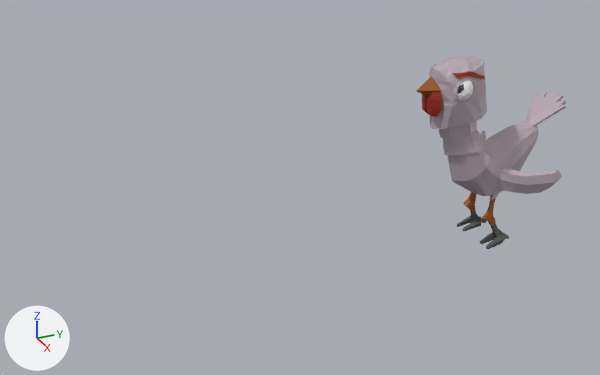
Two versions of the Blender file Karim/Chicken/Chicken.blend, one commit apart.
Rendered twice from a camera (50 mm lens) standing at (12.61, -9.85, 7.14) and looking at (-0.14, -4.11, 0.76). Every picture has the same lights, and +X, +Y and +Z are marked at lower left.

Objects in the first picture: 'chicken(enemy)'.
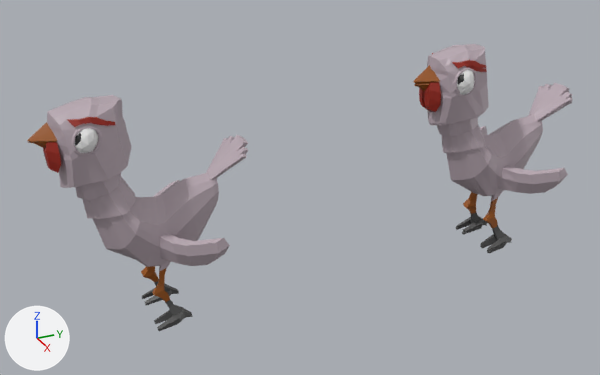
Where the newer file only moved an object's origin or applied its transform, the numbers keep the older frame.

Pixel boxes [x1, y1, x2, y2] of what changed, in the pictures (600 x 375 px):
'chicken(enemy).002', added: after [27, 95, 248, 331]
    faces in mat_material_034 (grey #b9aab3): [47, 95, 248, 272]
    faces in mat_material_030 (brown #9b540a): [27, 122, 170, 302]
    faces in mat_material_029 (dark grey #525252): [142, 282, 193, 331]
    faces in mat_material_031 (red #9e2413): [43, 117, 115, 173]
    faces in mat_material_036 (white #e7e7e7): [75, 128, 98, 153]
'chicken(enemy)', mesh rescaled (7% wider, 8% taller): before [416, 56, 566, 249]; after [413, 44, 573, 253]
'chicken(enemy).003', added: after [414, 65, 572, 251]
    faces in mat_material_043 (grey #b9aab3): [429, 74, 572, 169]
    faces in mat_material_038 (dark grey #525252): [457, 212, 512, 251]
    faces in mat_material_039 (brown #9b540a): [414, 81, 498, 225]
    faces in mat_material_040 (red #9e2413): [420, 65, 487, 112]

What the commit changed:
Material 'Material.038' (mat_material_038) is new.
Its base color is (0.084, 0.084, 0.084) (dark grey #525252).
Material 'Material.043' (mat_material_043) is new.
Its base color is (0.488, 0.401, 0.45) (grey #b9aab3).
Material 'Material.045' (mat_material_045) is new.
Its base color is (0.8, 0.8, 0.8) (white #e7e7e7).
Material 'Material.040' (mat_material_040) is new.
Its base color is (0.343, 0.0178, 0.00654) (red #9e2413).
Material 'Material.039' (mat_material_039) is new.
Its base color is (0.33, 0.0883, 0.00291) (brown #9b540a).
Material 'Material.044' (mat_material_044) is new.
Its base color is (0.00945, 0.00945, 0.00945) (black #191919).
Material 'Material.036' (mat_material_036) is new.
Its base color is (0.8, 0.8, 0.8) (white #e7e7e7).
Material 'Material.035' (mat_material_035) is new.
Its base color is (0.00945, 0.00945, 0.00945) (black #191919).
Material 'Material.034' (mat_material_034) is new.
Its base color is (0.488, 0.401, 0.45) (grey #b9aab3).
Material 'Material.029' (mat_material_029) is new.
Its base color is (0.084, 0.084, 0.084) (dark grey #525252).
Material 'Material.031' (mat_material_031) is new.
Its base color is (0.343, 0.0178, 0.00654) (red #9e2413).
Material 'Material.030' (mat_material_030) is new.
Its base color is (0.33, 0.0883, 0.00291) (brown #9b540a).
me_icosphere has 1092 vertices, 1110 faces, 2 loose edges and spans x -1.76..1.63, y -1.26..1.26, z -1.13..2.81.
me_icosphere is used by ob_chicken_enemy; location (0.0, -0.05, 0.07); rotation (0.0, 0.0, 1.571), in degrees (0, 0, 90).
me_icosphere part 1: the whole mesh is scaled about its middle by (1.06, 1.06, 1.08), then moved by (0.02, 0.0, 0.08).
Mesh me_icosphere_004 is new.
It has 1092 vertices, 1110 faces and spans x -1.87..1.7, y -1.32..1.32, z -1.11..3.04.
Faces by material slot: [68, 4, 824, 60, 88, 66].
It uses material mat_material_045 (white #e7e7e7).
It uses material mat_material_044 (black #191919).
It uses material mat_material_043 (grey #b9aab3).
It uses material mat_material_040 (red #9e2413).
It uses material mat_material_039 (brown #9b540a).
It uses material mat_material_038 (dark grey #525252).
Mesh me_icosphere_003 is new.
It has 1092 vertices, 1110 faces and spans x -1.32..1.32, y -8.77..-5.21, z -1.11..3.03.
Faces by material slot: [68, 4, 824, 60, 88, 66].
It uses material mat_material_036 (white #e7e7e7).
It uses material mat_material_035 (black #191919).
It uses material mat_material_034 (grey #b9aab3).
It uses material mat_material_031 (red #9e2413).
It uses material mat_material_030 (brown #9b540a).
It uses material mat_material_029 (dark grey #525252).
Object 'chicken(enemy).003' (ob_chicken_enemy__003) is new; it shows me_icosphere_004.
Its location is (0.0, 0.0, 0.0).
Its rotation in degrees is (0, 0, 90).
Object 'chicken(enemy).002' (ob_chicken_enemy__002) is new; it shows me_icosphere_003.
Its location is (0.0, 0.0, 0.0).
